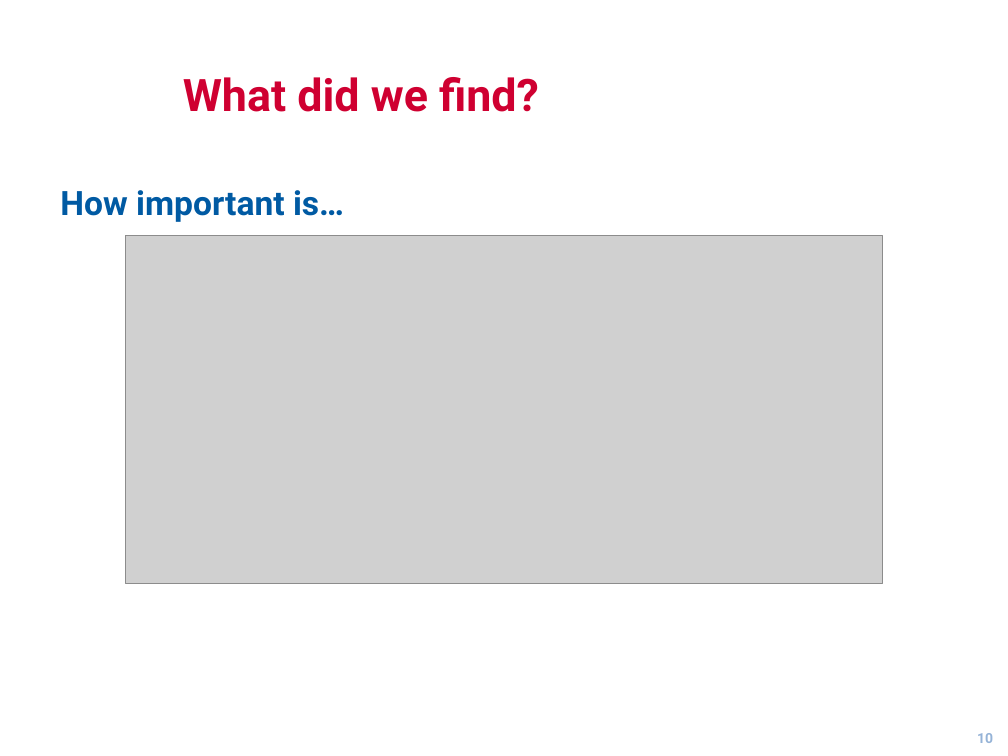
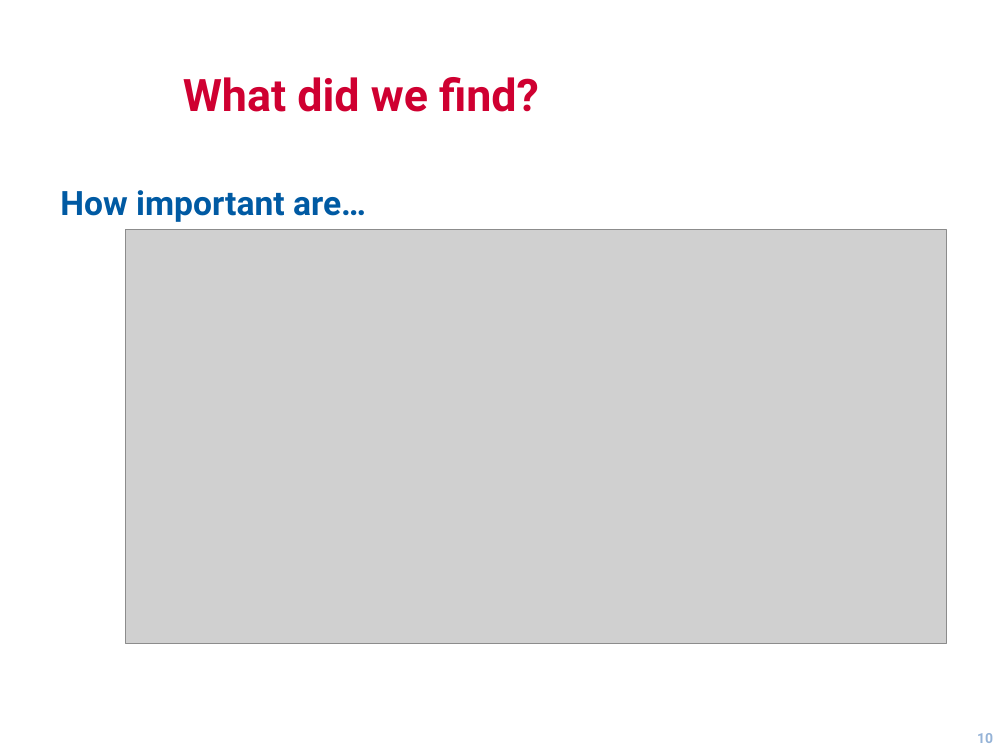
Before and after one commit to gsogeek/Scouting, a slide deck: slide 10 of Docs/District/Communications/Communications Survey Presentation.pptx. Drawn at 1008x756 pixels with LibreOffice and Linux fonts; fonts in the diff are those of the drawing; grey boxes stand for pictures; background and template pictures are left out. Boxes give left, top, right and bottom in pixels: in the first picture for what was removed or moved away, otherwise in the second. Text is boxed around its words. In the diff, an @@ line names an element or a change of style, - is before the commit and + after.

```diff
--- a/Docs/District/Communications/Communications Survey Presentation.pptx
+++ b/Docs/District/Communications/Communications Survey Presentation.pptx
@@ text at bbox=[60, 190, 366, 222]: text changed @@
-How important is…
+How important are…
@@ picture: place and size @@
-picture at bbox=[125, 236, 882, 584]
+picture at bbox=[125, 230, 946, 643]
```
Also in this commit, not shown: 11 other slides changed, 1 slide added.
